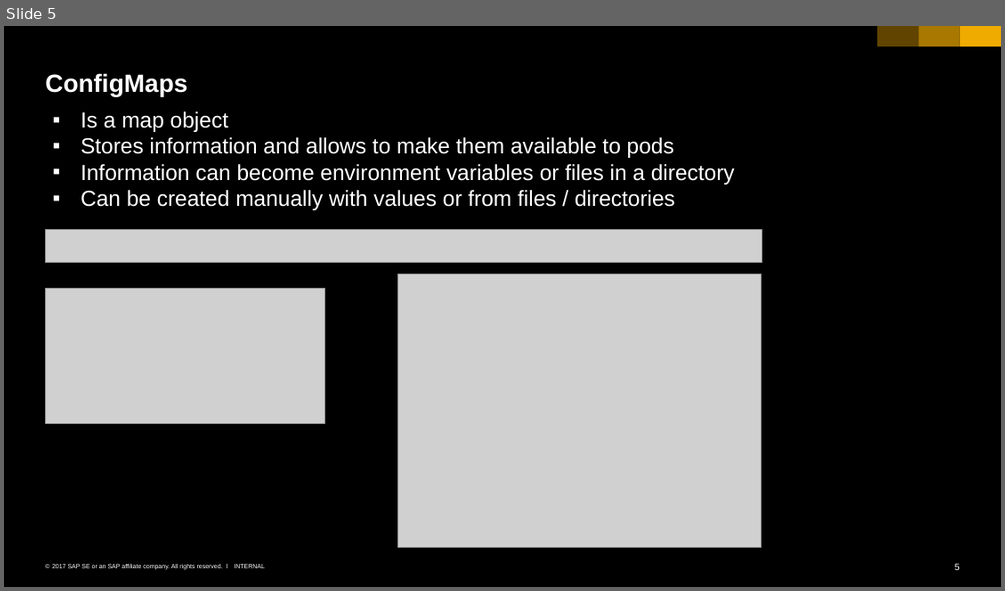
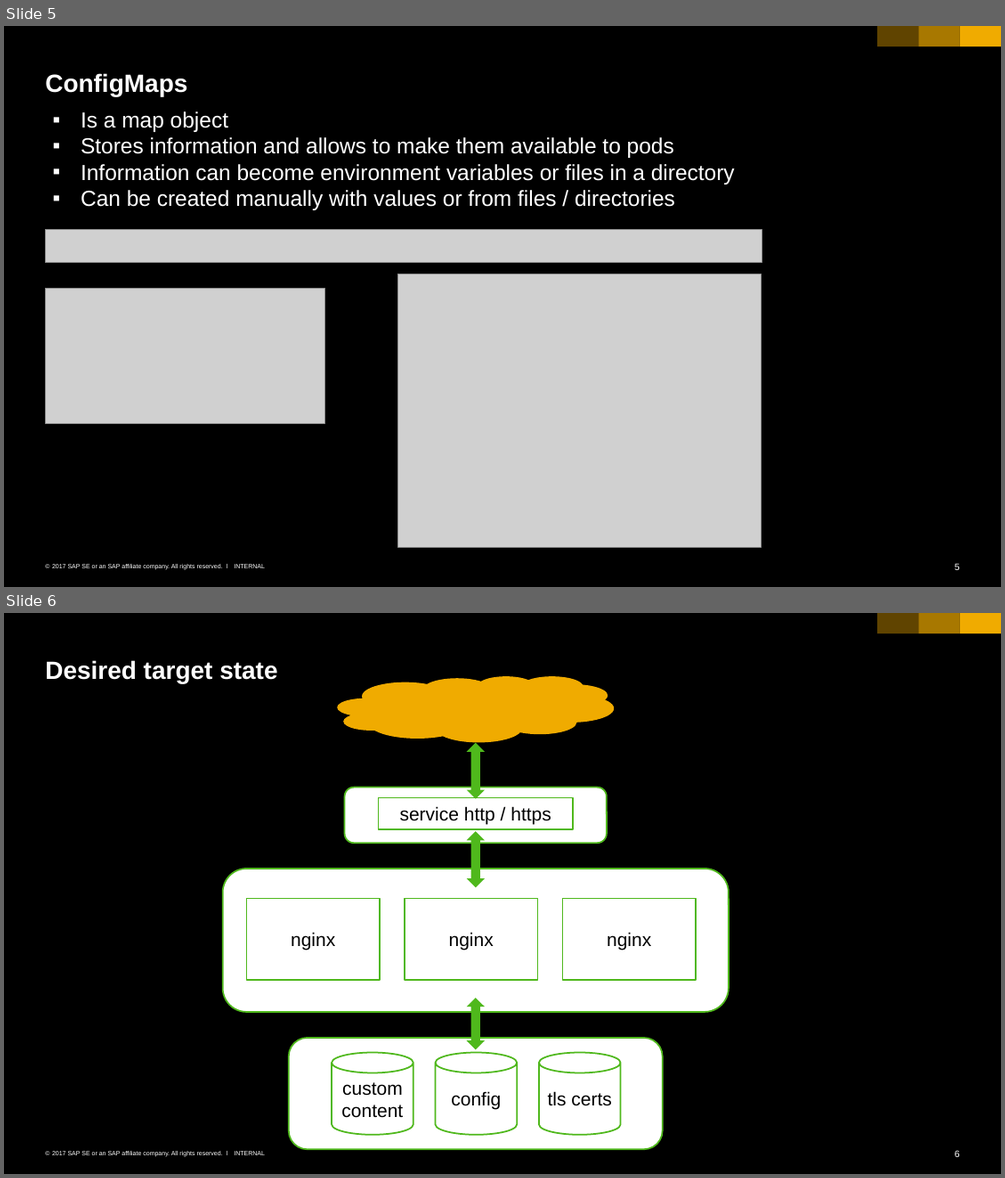
Before and after one commit to cuijiyao01/docker-k8s-training, a slide deck: kubernetes/06_configmap_secrets.pptx. Shown one above the other, each under a label of ours: slide 5 before the commit, slides 5 and 6 after it. The pictures are 1005x591 and 1005x1178 pixels, drawn with LibreOffice and Linux fonts; fonts in the diff are those of the drawing; grey boxes stand for pictures. Boxes give left, top, right and bottom in pixels: in the first picture for what was removed or moved away, otherwise in the second. Text is boxed around its words. In the diff, an @@ line names an element or a change of style, - is before the commit and + after.

```diff
--- a/kubernetes/06_configmap_secrets.pptx
+++ b/kubernetes/06_configmap_secrets.pptx
@@ slide 6 added at (4, 613, 1001, 1174), background #000000; not listed: 6 template elements that a slide beside it also shows @@
@@ title added at (45, 660, 277, 683), 24 pt, text #FFFFFF, bold @@
+Desired target state
@@ cloud added at (337, 676, 614, 741), fill #F0AB00 @@
@@ up down arrow added at (467, 742, 485, 798), fill #4FB81C @@
@@ rounded rectangle added at (345, 787, 607, 843), fill #FFFFFF, outline #4FB81C 1.5 pt @@
@@ rectangle added at (379, 797, 573, 829), fill #FFFFFF, outline #4FB81C 1.5 pt, 18 pt, text #000000 @@
+service http / https
@@ up down arrow added at (467, 831, 485, 887), fill #4FB81C @@
@@ group added at (222, 868, 728, 1012): 3 rectangles, 1 rounded rectangle @@
+nginx
+nginx
+nginx
@@ up down arrow added at (467, 997, 485, 1048), fill #4FB81C @@
@@ group added at (289, 1038, 663, 1149): 3 cylinders, 1 rounded rectangle @@
+custom content
+config
+tls certs
```
Also in this commit, not shown: 6 other files.
